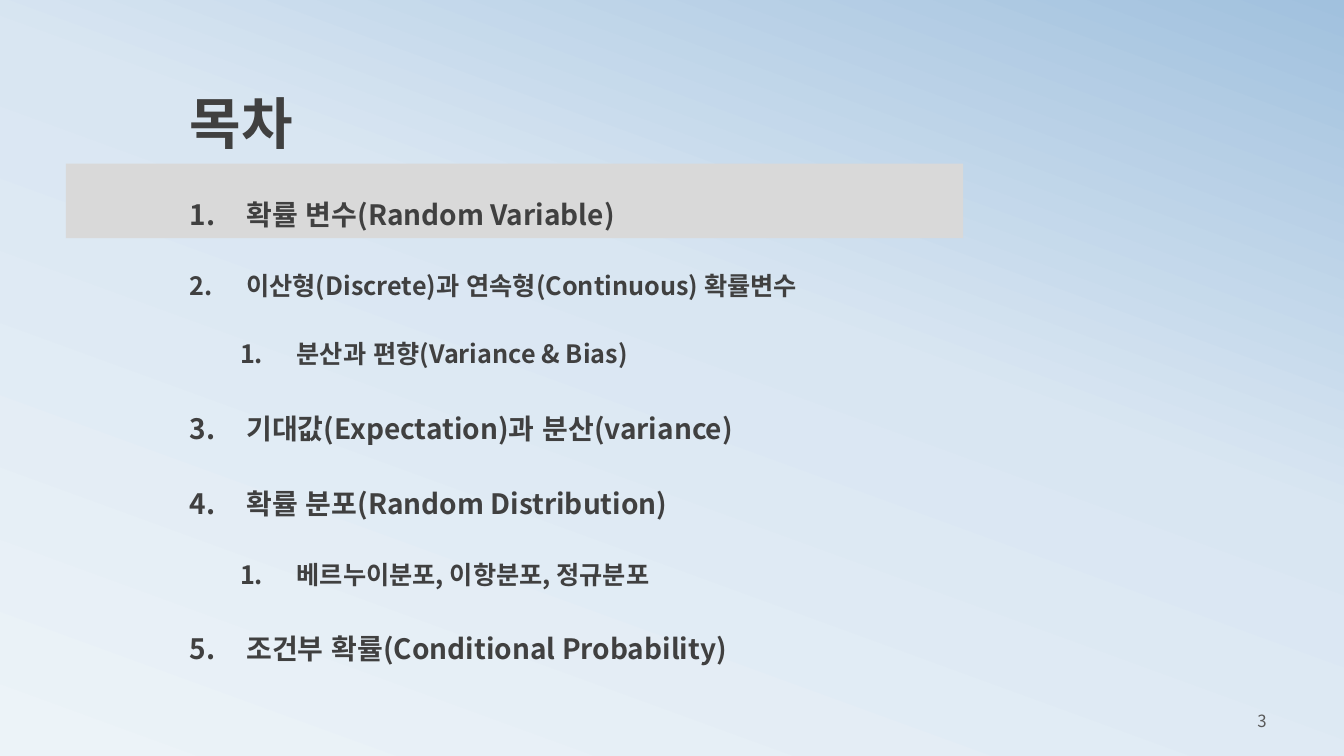
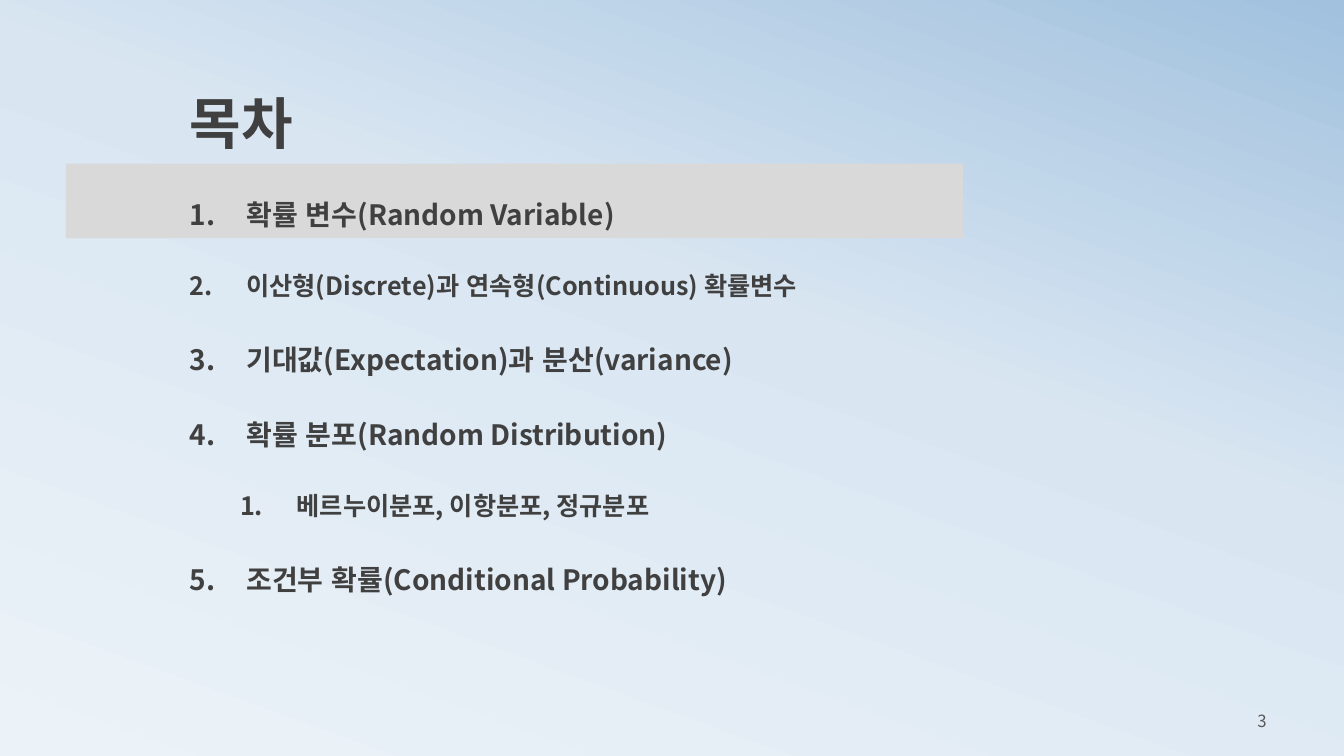
Before and after one commit to ancestor9/mathematics-for-machine-learning, a slide deck: slide 3 of 3_probability theory for machine learning.pptx. Drawn at 1344x756 pixels with LibreOffice and Linux fonts; fonts in the diff are those of the drawing. Boxes give left, top, right and bottom in pixels: in the first picture for what was removed or moved away, otherwise in the second. Text is boxed around its words. In the diff, an @@ line names an element or a change of style, - is before the commit and + after.

```diff
--- a/3_probability theory for machine learning.pptx
+++ b/3_probability theory for machine learning.pptx
@@ text at [297, 341, 628, 368]: paragraph removed @@
-  1. 분산과 편향(Variance & Bias)
```
Also in this commit, not shown: 14 other slides changed, 6 slides added, 4 slides removed.
